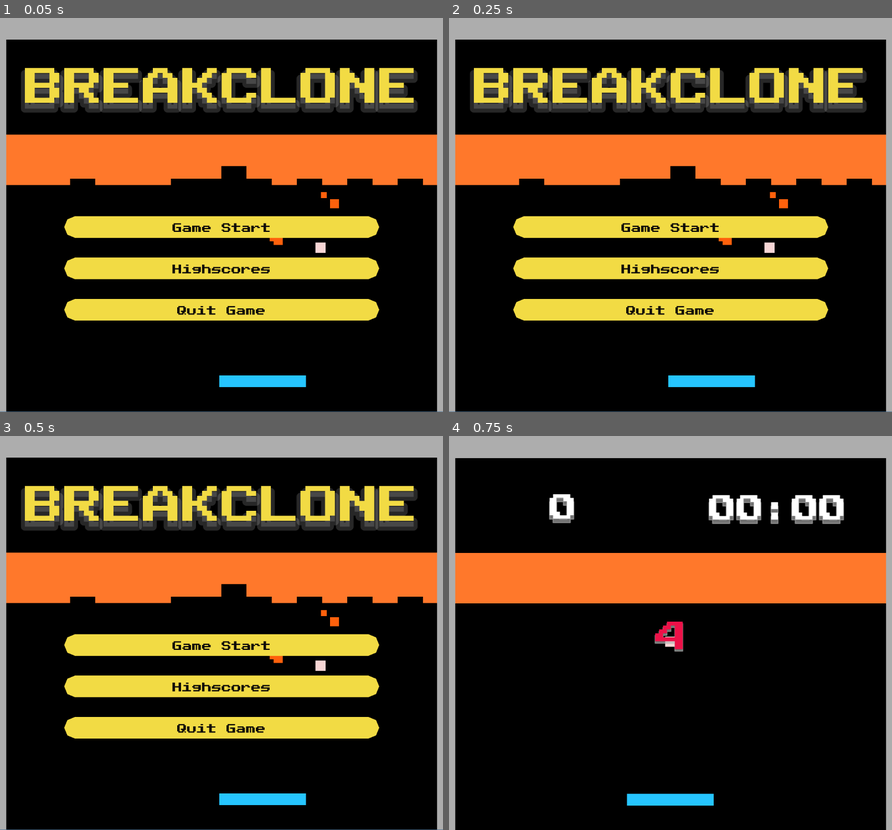
Above: before the commit, frames 1-4 (two rows, left to right).
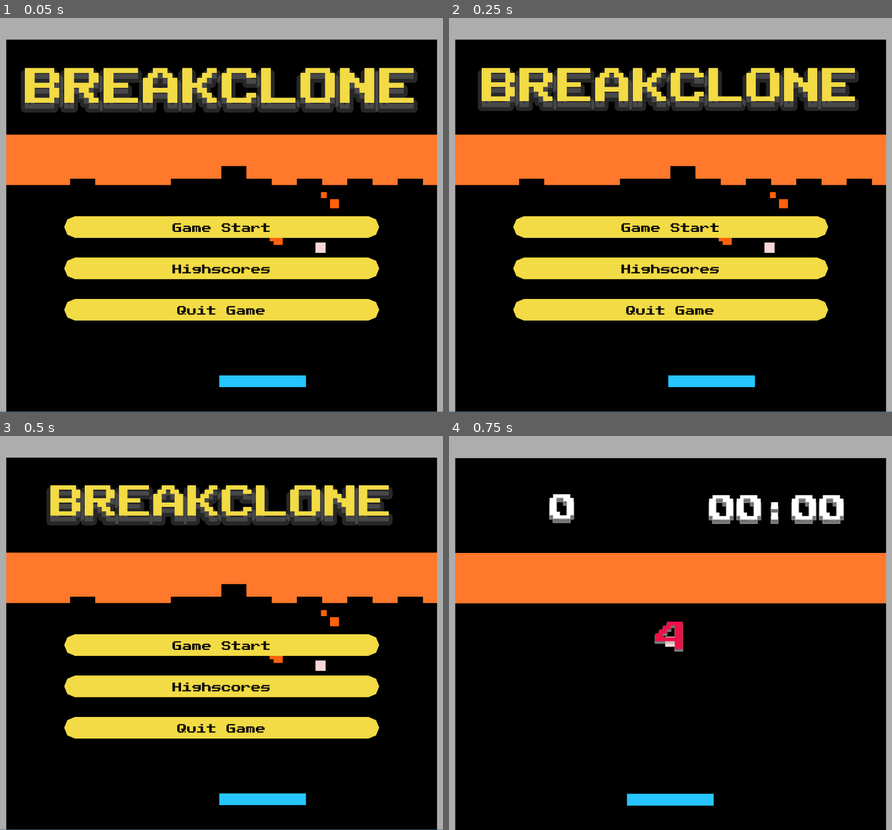
Above: after the commit, the same moments.

Repository: KeiGar/OrbFall
Game: Godot game, scene res://scenes/menus/main_menu_controls.tscn
Two runs of this game, one before a commit and one after it. Both use one fixed random seed, a clock stepped at 60 frames per second and the inputs below.
Inputs:
- Up to frame 1 (0.05 s): no input
- Up to frame 2 (0.25 s): no input
- Up to frame 3 (0.5 s): no input
- Up to frame 4 (0.75 s): click "Game Start" at 0.5 s

Frame 1 is identical in both runs. In frame 2, 4.4% of the frame differs, in the area x 4-95%, y 12-25%; in frame 3, 7.2%; in frame 4, nothing differs.

Commit message:
added animation to title label

Diff:
--- a/scenes/menus/main_menu_controls.tscn
+++ b/scenes/menus/main_menu_controls.tscn
@@ -11,6 +11,43 @@
 shadow_size = 40
 shadow_color = Color(1, 1, 1, 0.15294118)
 shadow_offset = Vector2(0, 15)
+
+[sub_resource type="Animation" id="Animation_3dbro"]
+resource_name = "game_title_animation"
+loop_mode = 2
+tracks/0/type = "value"
+tracks/0/imported = false
+tracks/0/enabled = true
+tracks/0/path = NodePath(".:label_settings:font_size")
+tracks/0/interp = 2
+tracks/0/loop_wrap = true
+tracks/0/keys = {
+"times": PackedFloat32Array(0, 1),
+"transitions": PackedFloat32Array(1, 1),
+"update": 0,
+"values": [100, 75]
+}
+
+[sub_resource type="Animation" id="Animation_bfmg7"]
+length = 0.001
+tracks/0/type = "value"
+tracks/0/imported = false
+tracks/0/enabled = true
+tracks/0/path = NodePath(".:label_settings:font_size")
+tracks/0/interp = 1
+tracks/0/loop_wrap = true
+tracks/0/keys = {
+"times": PackedFloat32Array(0),
+"transitions": PackedFloat32Array(1),
+"update": 1,
+"values": [100]
+}
+
+[sub_resource type="AnimationLibrary" id="AnimationLibrary_opfvd"]
+_data = {
+&"RESET": SubResource("Animation_bfmg7"),
+&"game_title_animation": SubResource("Animation_3dbro")
+}
 
 [node name="MainMenuControls" type="Control"]
 layout_mode = 3
@@ -84,6 +121,14 @@
 size_flags_vertical = 4
 text = "Quit Game"
 
+[node name="GameTitleAnimationPlayer" type="AnimationPlayer" parent="."]
+root_node = NodePath("../Game_Title")
+libraries = {
+&"": SubResource("AnimationLibrary_opfvd")
+}
+speed_scale = 1.071
+movie_quit_on_finish = true
+
 [connection signal="pressed" from="VBoxContainer/Btn_Start" to="." method="_on_btn_start_pressed"]
 [connection signal="pressed" from="VBoxContainer/Btn_Start" to="VBoxContainer/Btn_Start" method="_on_pressed"]
 [connection signal="pressed" from="VBoxContainer/Btn_Highscores" to="." method="_on_btn_highscores_pressed"]
--- a/scripts/menus/main_menu_controls.gd
+++ b/scripts/menus/main_menu_controls.gd
@@ -1,6 +1,11 @@
 extends Control
 const GAME = preload("uid://dld6rt8cylm2")
 const HIGHSCORE_MENU = preload("uid://dymimjcrkx72l")
+@onready var game_title_animation_player: AnimationPlayer = $GameTitleAnimationPlayer
+
+func _ready() -> void:
+	game_title_animation_player.play("game_title_animation")
+
 
 func _on_btn_start_pressed() -> void:
 	get_tree().change_scene_to_packed(GAME)
Not shown: 1 places in scenes/menus/main_menu_controls.tscn that only renumber resources
